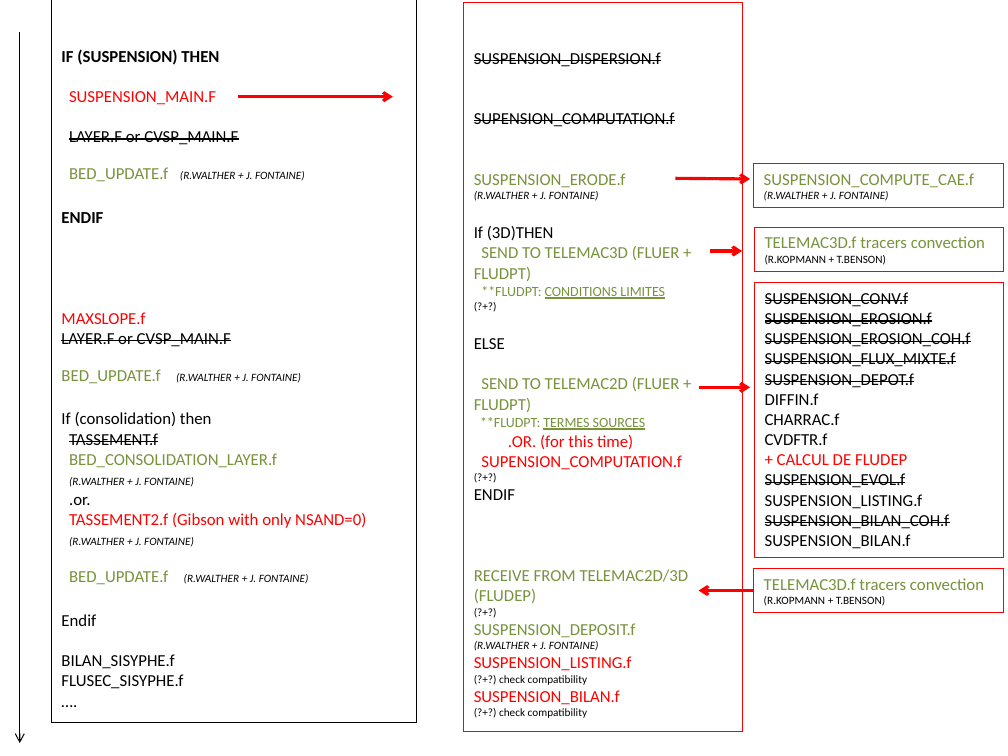
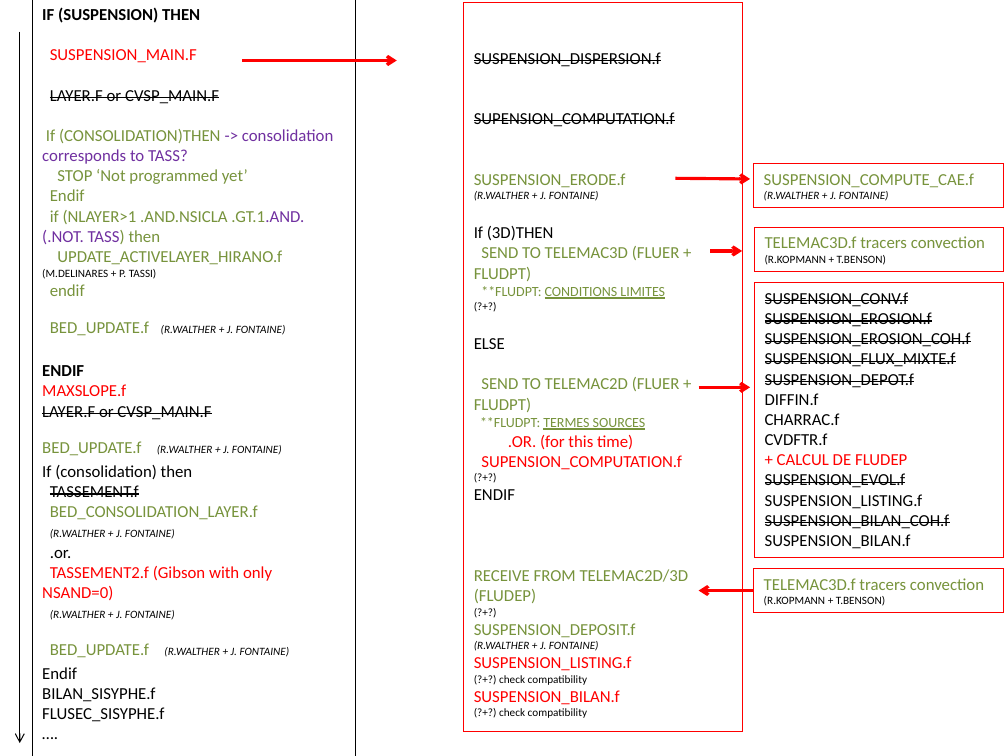
Before and after one commit to telemac-mascaret/telemac-mascaret, a slide deck: slide 12 of documentation/sisyphe/convergence_sed.pptx. Drawn at 1008x756 pixels with LibreOffice and Linux fonts; fonts in the diff are those of the drawing. Boxes give left, top, right and bottom in pixels: in the first picture for what was removed or moved away, otherwise in the second. Text is boxed around its words. In the diff, an @@ line names an element or a change of style, - is before the commit and + after.

Commit message:
[src] bedload is now done with mass variables
- still to do: boundary conditions
- a lot of change in sisyphe.F: the most is indentation
- variable AVA for graphic printout is now RATIO
- missing: management of vertical layers with Hirano model
- to complete: mass balance when in/out BC

```diff
--- a/documentation/sisyphe/convergence_sed.pptx
+++ b/documentation/sisyphe/convergence_sed.pptx
@@ rectangle "IF (SUSPENSION) THEN" resized from (x1=51, y1=0, x2=416, y2=723) to (x1=32, y1=0, x2=356, y2=756) @@
@@ arrow moved from (238, 97) - (393, 97) to (242, 60) - (397, 60) @@
@@ text in rectangle at (x1=42, y1=129, x2=333, y2=296): paragraphs added @@
+If (CONSOLIDATION)THEN -> consolidation corresponds to TASS?
+STOP ‘Not programmed yet’
+Endif
+if (NLAYER>1 .AND.NSICLA .GT.1.AND.(.NOT. TASS) then
+UPDATE_ACTIVELAYER_HIRANO.f (M.DELINARES + P. TASSI)
+endif
```
Also in this commit, not shown: 3 other slides changed, 3 slides added, 25 other files.
